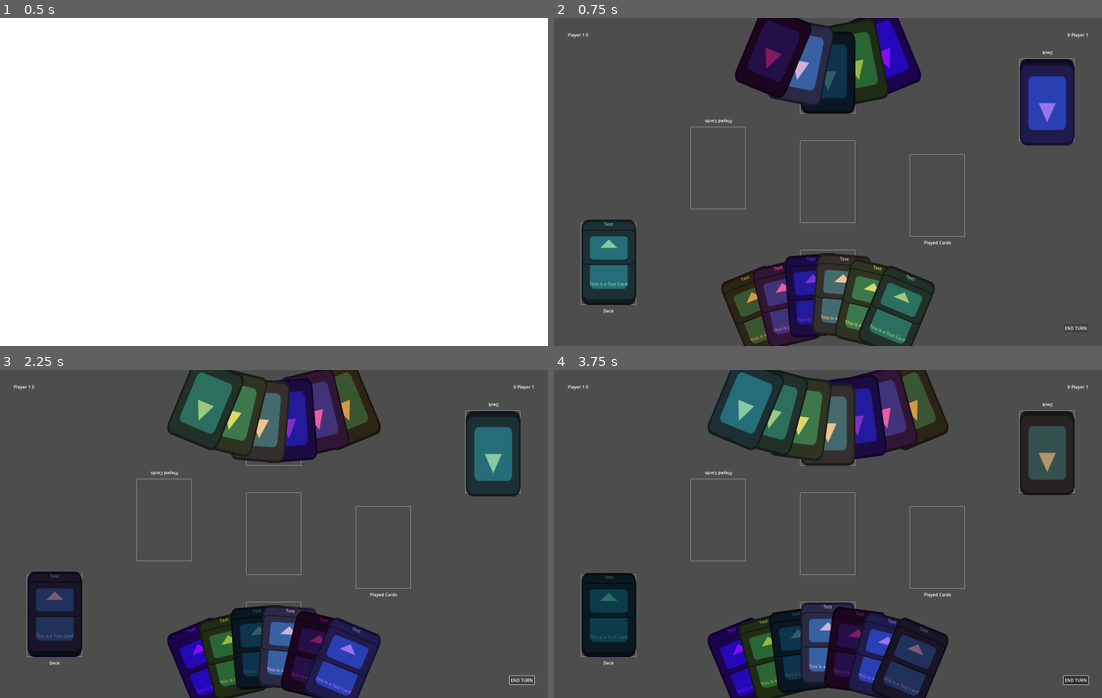
Above: before the commit, frames 1-4 (two rows, left to right).
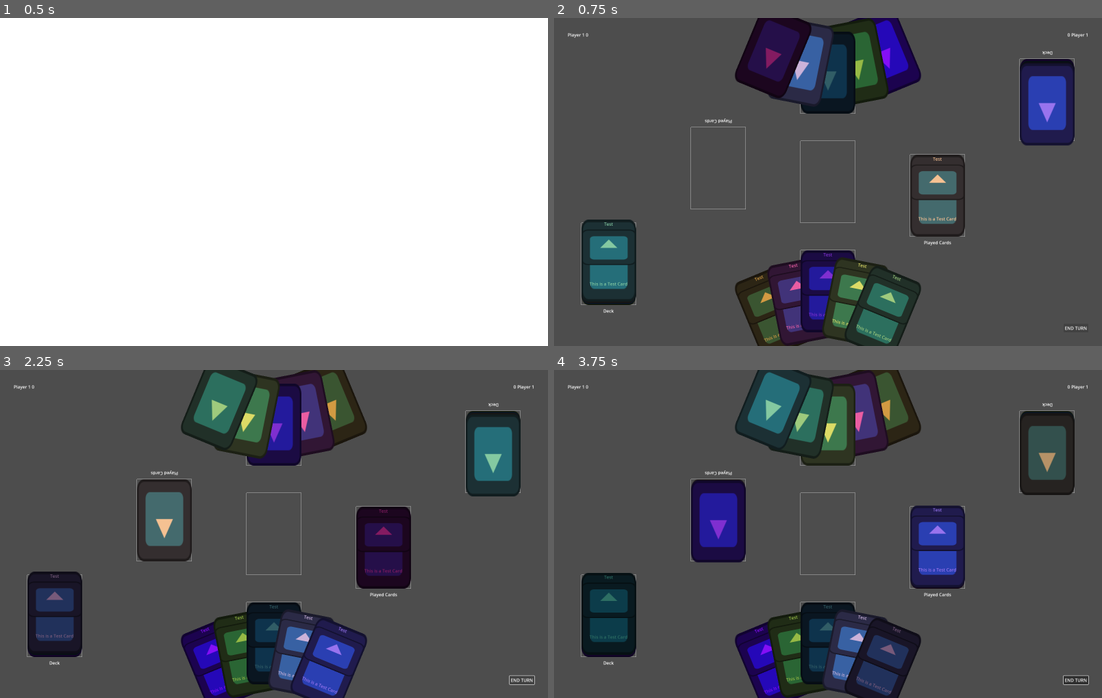
Above: after the commit, the same moments.

Repository: team-fow/hackathon
Game: Godot game, scene res://scenes/game/game.tscn
The game is run twice, just before and just after one commit, with the same random seed, the same clock (stepped at 60 frames per second) and the same inputs. The engine's default icon, where the game draws it, is replaced by a stand-in: a white triangle on a blue panel in a dark square.
Inputs (mouse positions are in pixels of both pictures, inside the frame that each line leads up to):
- Up to frame 1 (0.5 s): no input
- Up to frame 2 (0.75 s): click "END TURN" at 0.5 s
- Up to frame 3 (2.25 s): click "END TURN" at 1.25 s; click "END TURN" at 2 s
- Up to frame 4 (3.75 s): tap Enter at 2.75 s; drag from (762, 665) to (882, 461) at 2.77 s; tap Space at 3.5 s; drag from (866, 412) to (800, 599) at 3.52 s

Frame 1 is identical in both runs. In frame 2, 8.6% of the frame differs, in the area x 30-75%, y 41-100%; in frame 3, 18%; in frame 4, 21%, in the area x 25-75%, y 0-100%.

Commit message:
Discarding/Better Card Behavior

Diff:
--- a/resources/card_behavior/card_behavior.gd
+++ b/resources/card_behavior/card_behavior.gd
@@ -1,7 +1,18 @@
 class_name CardBehavior
 
 var card: Card
+var game: Node
 
 
 func play(game: Node) -> void:
-	print("no behavior")
+	self.game = game
+
+
+func add_damage(player: Player, damage_value: int) -> void:
+	damage_value *= game.reverse
+	if damage_value < 0:
+		player.temperature -= (damage_value + game.cold_bonus) * game.cold_multiplier
+	elif damage_value > 0:
+		player.temperature += (damage_value + game.cold_bonus) * game.cold_multiplier
+	else:
+		pass
--- /dev/null
+++ b/resources/card_data/meta/discard_1.tres
@@ -0,0 +1,20 @@
+[gd_resource type="Resource" script_class="CardData" load_steps=4 format=3 uid="uid://1yf6hsgxxcda"]
+
+[ext_resource type="Script" path="res://resources/card_data/card_data.gd" id="1_5h864"]
+[ext_resource type="Texture2D" uid="uid://bs3siwm5tdbw4" path="res://icon.svg" id="1_c55ea"]
+
+[sub_resource type="GDScript" id="GDScript_yid54"]
+script/source = "extends CardBehavior
+
+
+func play(game: Node) -> void:
+	game.get_opponent(card.player).discard_random(1)
+"
+
+[resource]
+script = ExtResource("1_5h864")
+name = "Discard 1"
+background = ExtResource("1_c55ea")
+art = ExtResource("1_c55ea")
+description = "Force your opponent to discard a card at random."
+card_script = SubResource("GDScript_yid54")
--- /dev/null
+++ b/resources/card_data/meta/draw_2.tres
@@ -0,0 +1,20 @@
+[gd_resource type="Resource" script_class="CardData" load_steps=4 format=3 uid="uid://cvnt5k5bg1fec"]
+
+[ext_resource type="Script" path="res://resources/card_data/card_data.gd" id="1_bi0j5"]
+[ext_resource type="Texture2D" uid="uid://bs3siwm5tdbw4" path="res://icon.svg" id="1_iue61"]
+
+[sub_resource type="GDScript" id="GDScript_y0ngj"]
+script/source = "extends CardBehavior
+
+
+func play(game : Node) -> void:
+	card.player.draw(2)
+"
+
+[resource]
+script = ExtResource("1_bi0j5")
+name = "Draw 2"
+background = ExtResource("1_iue61")
+art = ExtResource("1_iue61")
+description = "Draw 2 cards."
+card_script = SubResource("GDScript_y0ngj")
--- /dev/null
+++ b/resources/card_data/meta/dud.tres
@@ -0,0 +1,20 @@
+[gd_resource type="Resource" script_class="CardData" load_steps=4 format=3 uid="uid://db7mjxx45p5mk"]
+
+[ext_resource type="Script" path="res://resources/card_data/card_data.gd" id="1_ey8q6"]
+[ext_resource type="Texture2D" uid="uid://bs3siwm5tdbw4" path="res://icon.svg" id="1_vbclo"]
+
+[sub_resource type="GDScript" id="GDScript_fxx8b"]
+script/source = "extends CardBehavior
+
+
+func play(game: Node) -> void:
+	super(game)
+"
+
+[resource]
+script = ExtResource("1_ey8q6")
+name = "Dud"
+background = ExtResource("1_vbclo")
+art = ExtResource("1_vbclo")
+description = "An utterly useless card that helps you in no way."
+card_script = SubResource("GDScript_fxx8b")
--- a/scenes/card/card.gd
+++ b/scenes/card/card.gd
@@ -7,6 +7,7 @@
 
 var card_script: CardBehavior
 var player: Player
+var tween: Tween
 
 @onready var background: TextureRect = $Background
 @onready var info: VBoxContainer = $VBoxContainer
--- a/scenes/card_list/card_list.gd
+++ b/scenes/card_list/card_list.gd
@@ -8,7 +8,7 @@
 @export var flipped: bool : set = _set_flipped ## Whether cards are face-up and can be interacted with.
 
 var cards: Array[Card] ## All cards stored in this list.
-
+var tween: Tween
 
 
 # modifying list
@@ -55,10 +55,12 @@
 
 # Smoothly animates positioning and rotating a card.
 func _tween_card(card: Card, pos: Vector2, rot: float) -> void:
-	var tween: Tween = get_tree().create_tween().set_parallel().set_trans(Tween.TRANS_CUBIC)
+	tween = get_tree().create_tween().set_parallel().set_trans(Tween.TRANS_CUBIC)
+	card.tween = tween
 	tween.tween_property(card, "position", pos, TWEEN_DURATION)
 	tween.tween_property(card, "rotation", rot, TWEEN_DURATION)
 	await tween.finished
+	card.tween = null
 
 
 func _set_flipped(value: bool) -> void:
--- a/scenes/card_list/hand.gd
+++ b/scenes/card_list/hand.gd
@@ -87,6 +87,7 @@
 	card.gui_input.disconnect(_on_card_input)
 	card.mouse_entered.disconnect(_on_card_moused)
 	card.mouse_exited.disconnect(_on_card_moused)
+	card.tween.kill()
 
 
 func _add_card_to_list(card: Card, idx: int) -> void:
--- a/scenes/player/player.gd
+++ b/scenes/player/player.gd
@@ -35,6 +35,15 @@
 		var card: Card = deck.cards[-1]
 		deck.remove_card(card)
 		_send_card_to_hand(card)
+		discard_random(1)
+
+
+func discard_random(amount: int) -> void:
+	for i: int in amount:
+		var card: Card = hand.cards.pick_random()
+		hand.remove_card(card)
+		card.rotation = 0
+		card_played_history.add_card(card)
 
 
 # Checks whether the player's temperature is at an extreme
--- a/scenes/player/player.tscn
+++ b/scenes/player/player.tscn
@@ -16,7 +16,6 @@
 [node name="Deck" type="Node2D" parent="."]
 position = Vector2(-800, 300)
 script = ExtResource("3_5fsjs")
-flipped = null
 
 [node name="Label" type="Label" parent="Deck"]
 anchors_preset = 7
@@ -35,7 +34,6 @@
 
 [node name="CardPlayed" type="Node2D" parent="."]
 script = ExtResource("4_kj1xb")
-flipped = null
 
 [node name="CardPlayedHistory" type="Node2D" parent="."]
 position = Vector2(400, 50)
Renamed: resources/card_data/flame.tres -> resources/card_data/thermal/flame.tres
Renamed: resources/card_data/ice_cube.tres -> resources/card_data/thermal/ice_cube.tres
Renamed: resources/card_data/match.tres -> resources/card_data/thermal/match.tres
Renamed: resources/card_data/snow.tres -> resources/card_data/thermal/snow.tres
Renamed: resources/card_data/torch.tres -> resources/card_data/thermal/torch.tres
Renamed: resources/card_data/water_droplet.tres -> resources/card_data/thermal/water_droplet.tres
